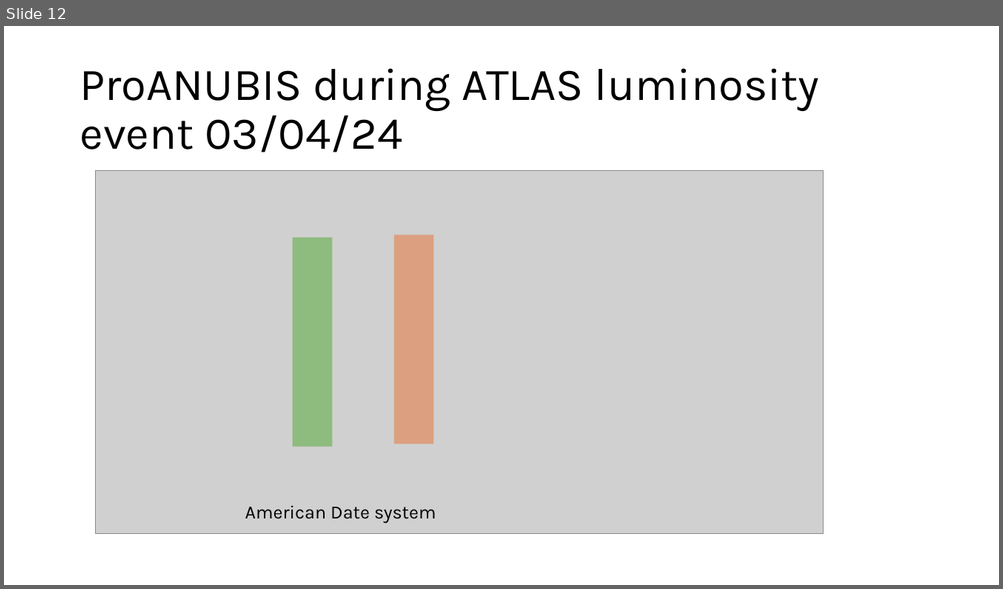
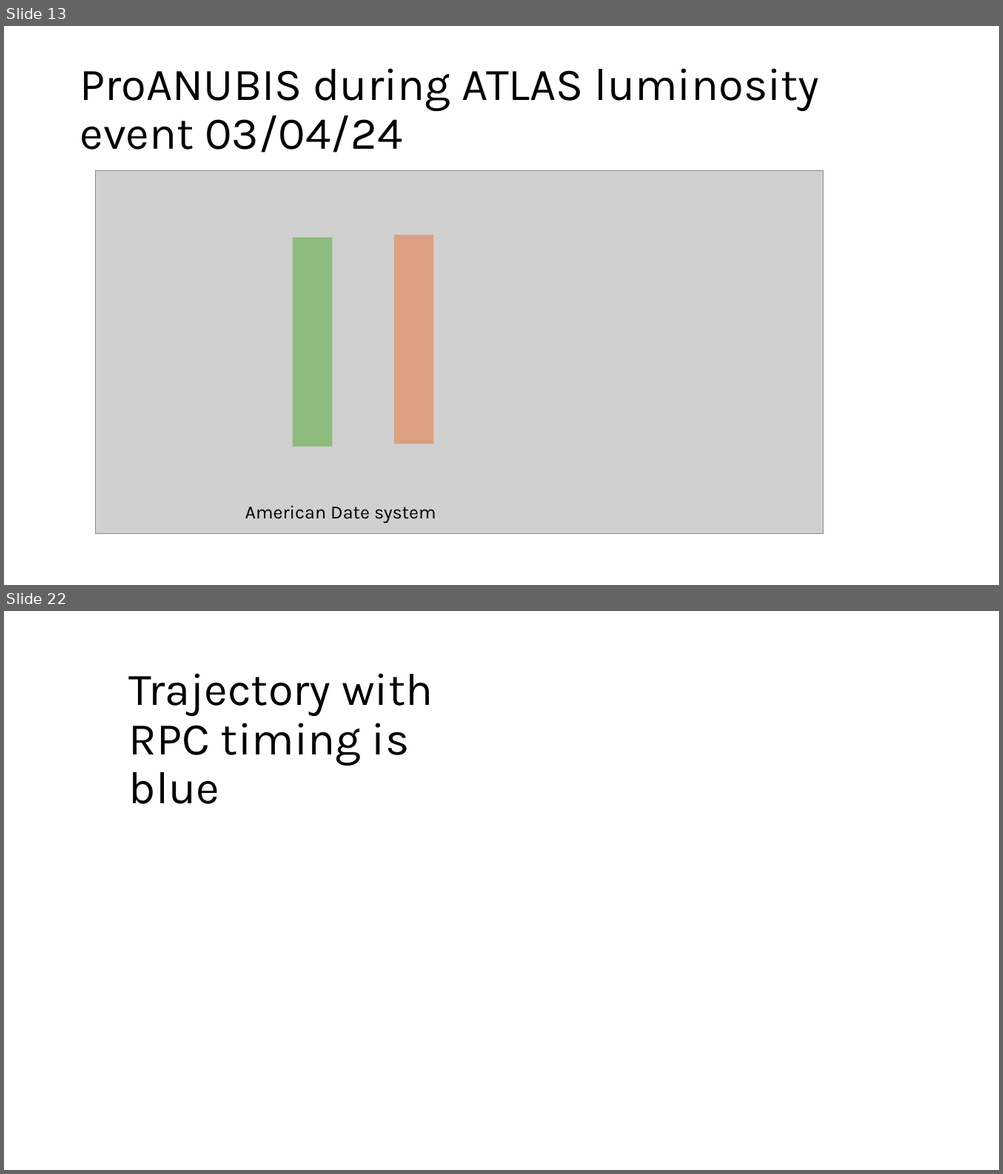
Before and after one commit to PatrickC12/ProAnubisReconstruction, a slide deck: ProAnubis_CERN/Investigations/Pictures.pptx. Shown one above the other, each under a label of ours: slide 12 before the commit, slides 13 and 22 after it; the slides between them are not shown. The pictures are 1003x589 and 1003x1174 pixels, drawn with LibreOffice and Linux fonts; fonts in the diff are those of the drawing; grey boxes stand for pictures; background and template pictures are left out. Boxes give left, top, right and bottom in pixels: in the first picture for what was removed or moved away, otherwise in the second. Text is boxed around its words. In the diff, an @@ line names an element or a change of style, - is before the commit and + after.

```diff
--- a/ProAnubis_CERN/Investigations/Pictures.pptx
+++ b/ProAnubis_CERN/Investigations/Pictures.pptx
@@ slide 22 added at [4, 611, 999, 1170], background picture (left out) @@
@@ text added at [129, 673, 432, 804], 44 pt, text #000000 @@
+Trajectory with RPC timing is blue
@@ what was slide 12 is now slide 13 @@
```
Also in this commit, not shown: 1 slide changed, 19 other slides added, 9 other files.
